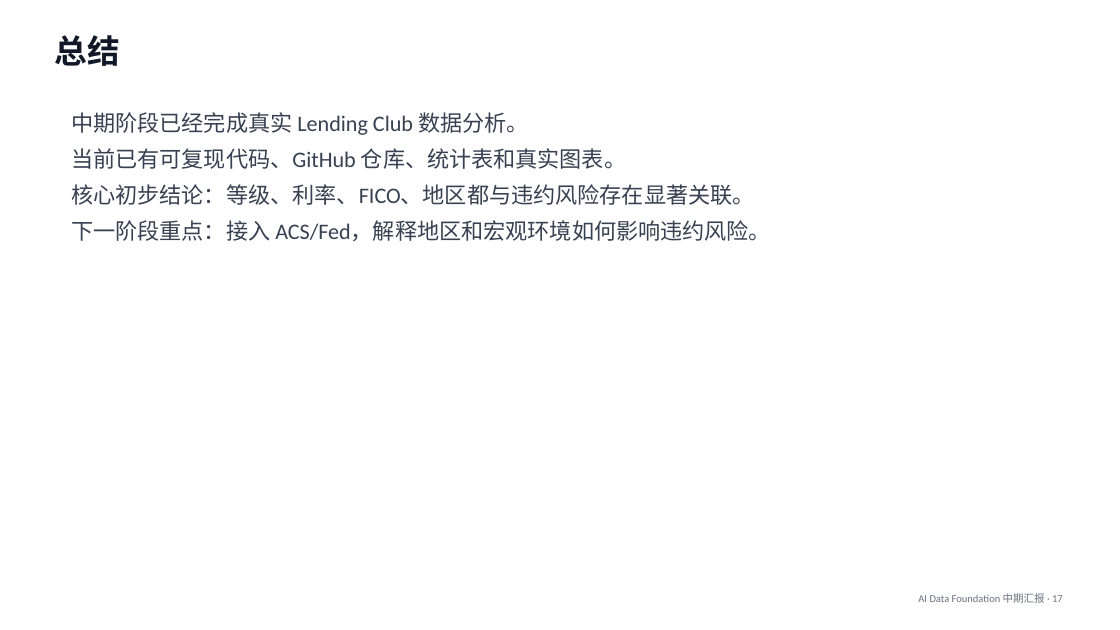
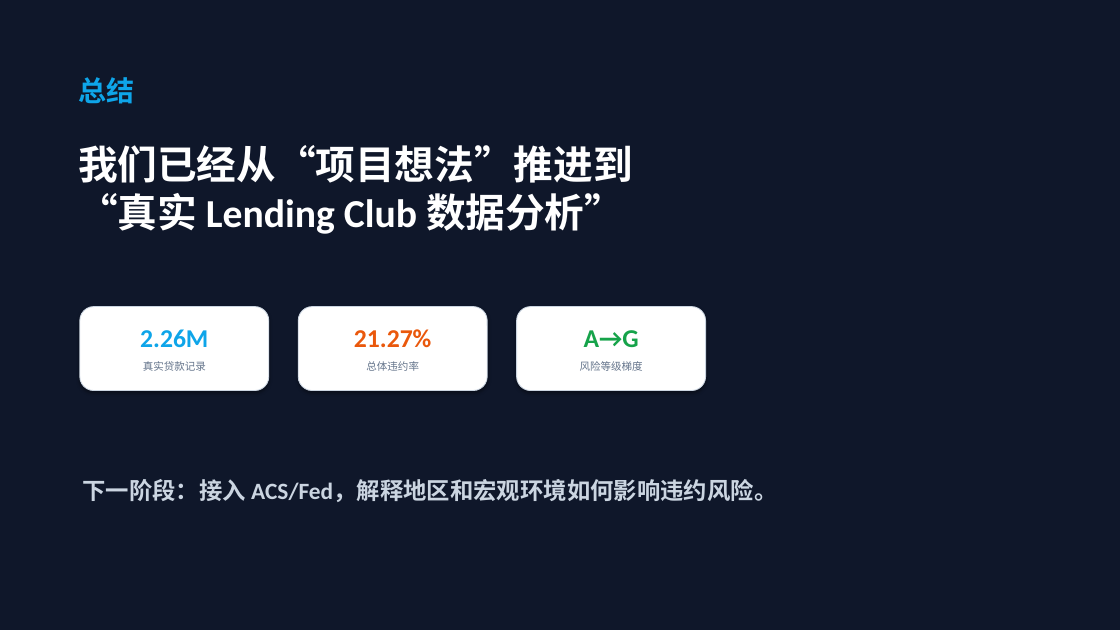
Before and after one commit to Epiphanythu/ai-data-foundation-project, a slide deck: slide 17 of slides/midterm_report.pptx. Drawn at 1120x630 pixels with LibreOffice and Linux fonts; fonts in the diff are those of the drawing. Boxes give left, top, right and bottom in pixels: in the first picture for what was removed or moved away, otherwise in the second. Text is boxed around its words. In the diff, an @@ line names an element or a change of style, - is before the commit and + after.

```diff
--- a/slides/midterm_report.pptx
+++ b/slides/midterm_report.pptx
@@ rectangle added at [0,0,1120,630], fill #0F172A, outline #0F172A 0.75 pt @@
@@ text "总结": place and size @@
-text "总结" at [54,35,119,66]
+text "总结" at [78,77,134,104]
@@ text "总结" at [78,77,134,104]: size 28 to 24 pt, text colour #111827 to #0EA5E9 @@
@@ text removed at [71,112,771,241] @@
-中期阶段已经完成真实 Lending Club 数据分析。
-当前已有可复现代码、GitHub 仓库、统计表和真实图表。
-核心初步结论：等级、利率、FICO、地区都与违约风险存在显著关联。
-下一阶段重点：接入 ACS/Fed，解释地区和宏观环境如何影响违约风险。
@@ text added at [78,145,633,234], 34 pt, text #FFFFFF, bold @@
+我们已经从“项目想法”推进到
+“真实 Lending Club 数据分析”
@@ rounded rectangle added at [80,307,269,391], fill #FFFFFF, outline #CBD5E1 0.75 pt @@
@@ text added at [140,329,208,347], 22 pt, text #0EA5E9, bold @@
+2.26M
@@ rounded rectangle added at [298,307,487,391], fill #FFFFFF, outline #CBD5E1 0.75 pt @@
@@ text added at [354,329,431,348], 22 pt, text #EA580C, bold @@
+21.27%
@@ rounded rectangle added at [517,307,706,391], fill #FFFFFF, outline #CBD5E1 0.75 pt @@
@@ text added at [584,330,639,347], 22 pt, text #16A34A, bold @@
+A→G
@@ text added at [143,361,206,371], 9 pt, text #64748B @@
+真实贷款记录
@@ text added at [366,361,419,371], 9 pt, text #64748B @@
+总体违约率
@@ text added at [580,361,643,371], 9 pt, text #64748B @@
+风险等级梯度
@@ text added at [82,479,777,502], 20 pt, text #CBD5E1, bold @@
+下一阶段：接入 ACS/Fed，解释地区和宏观环境如何影响违约风险。
@@ text removed at [918,593,1063,603] @@
-AI Data Foundation 中期汇报 · 17
```
Also in this commit, not shown: 16 other slides changed, 1 other file.
